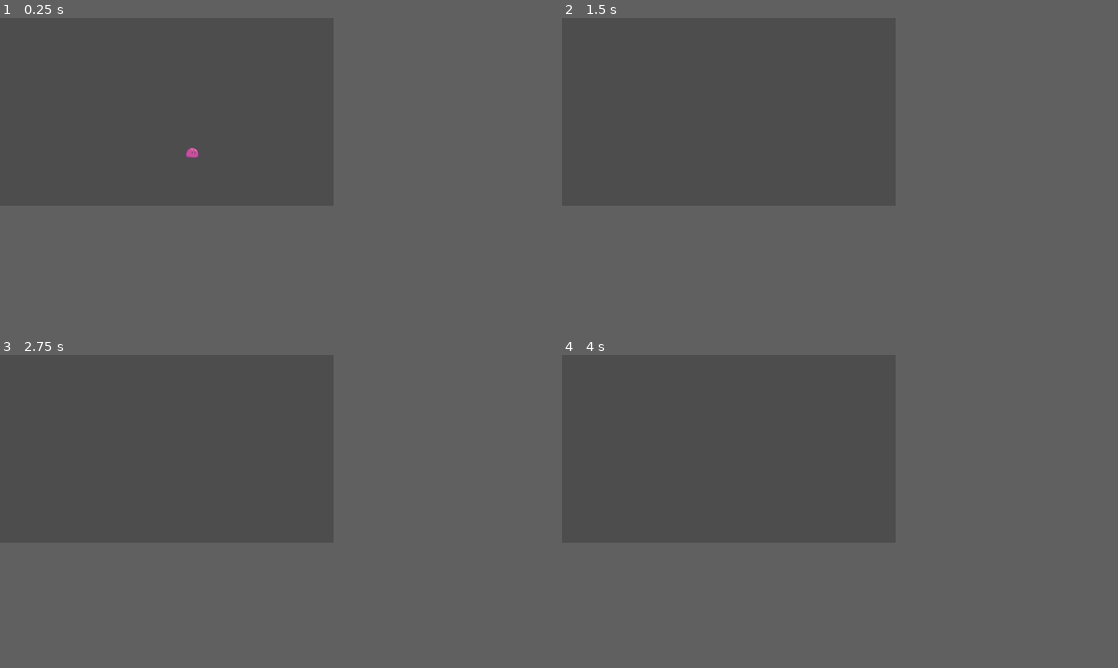
Above: before the commit, frames 1-4 (two rows, left to right).
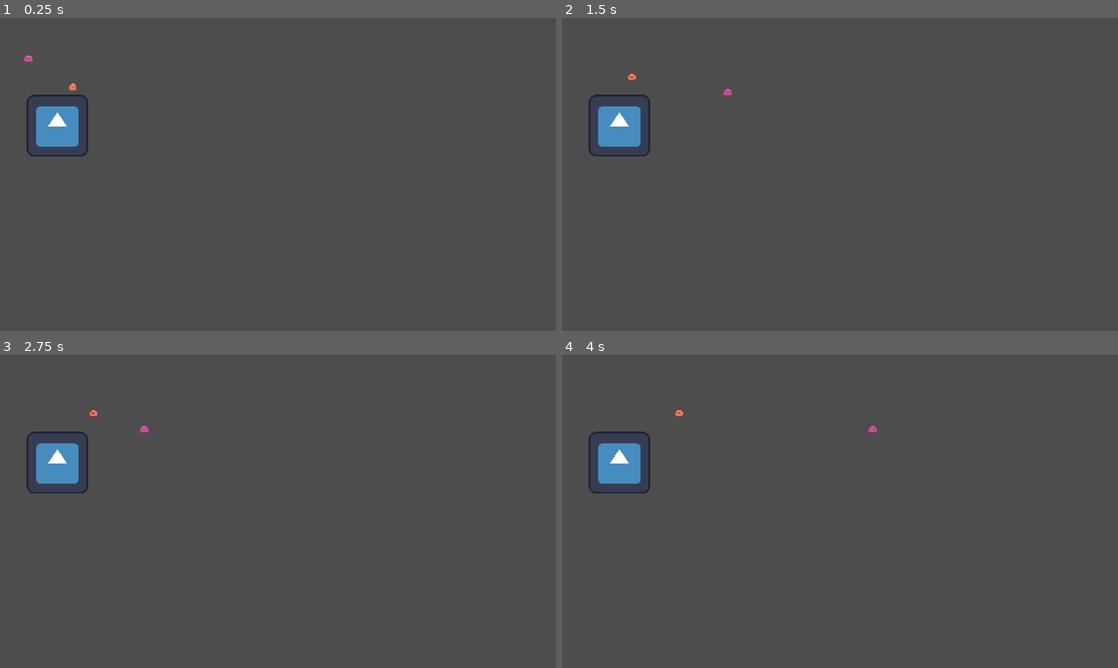
Above: after the commit, the same moments.

Repository: migski-dev/PirateSoftwareGJ16
Game: Godot game, scene res://scenes/overworld/test_scene/test_scene.tscn
Two runs of this game, one before a commit and one after it. Both use one fixed random seed, a clock stepped at 60 frames per second and the inputs below. The engine's default icon, where the game draws it, is replaced by a stand-in: a white triangle on a blue panel in a dark square.
Inputs:
- Up to frame 1 (0.25 s): no input
- Up to frame 2 (1.5 s): hold Space (jump) 0.53-1.28 s; hold D (move_right) from 0.53 s (still down); tap Space (jump) at 1.35 s
- Up to frame 3 (2.75 s): tap Space (jump) at 1.52, 1.82 s; tap Enter at 2 s; release D (move_right) at 2.03 s; hold A (move_left) from 2.03 s (still down); hold Space (jump) from 2.03 s (still down)
- Up to frame 4 (4 s): release A (move_left) at 2.78 s; release Space (jump) at 2.78 s; hold D (move_right) from 2.78 s (still down); tap Space (jump) at 2.85, 3.02, 3.32 s; hold Space (jump) from 3.53 s (still down)
In our replay, the window is 480x270 before the commit and 800x450 after it. These sizes can differ from the game's own. Grey fills any space a smaller window leaves; there, only what the larger window draws over its background counts as a difference.

The runs differ from the first frame. In frame 1, 1.4% of the frame differs, in the area x 4-36%, y 11-45%; in frame 2, 1.3%; in frame 3, 1.3%; in frame 4, 1.3%.

Commit message:
added enemy components and player facing direction

Diff:
--- a/project.godot
+++ b/project.godot
@@ -17,8 +17,13 @@
 
 [display]
 
-window/size/viewport_width=480
-window/size/viewport_height=270
+window/size/window_width_override=1920
+window/size/window_height_override=1080
+window/stretch/mode="canvas_items"
+
+[global_group]
+
+player=""
 
 [input]
 
@@ -50,5 +55,6 @@
 
 [rendering]
 
+textures/canvas_textures/default_texture_filter=0
 renderer/rendering_method="gl_compatibility"
 renderer/rendering_method.mobile="gl_compatibility"
--- /dev/null
+++ b/scenes/components/health_component/health_component.gd
@@ -0,0 +1,36 @@
+extends Node
+class_name HealthComponent
+
+signal died
+signal health_changed
+signal health_decreased
+
+@export var max_health: float = 10
+var current_health
+
+func _ready():
+	current_health = max_health
+
+
+func damage(damage_amount: float):
+	current_health = clamp(current_health - damage_amount, 0, max_health)
+	health_changed.emit()
+	if damage_amount > 0:
+		health_decreased.emit()
+	Callable(check_death).call_deferred()
+
+
+func heal(heal_amount: int):
+	damage(-heal_amount)
+
+
+func get_health_percent():
+	if max_health <= 0:
+		return 0
+	return min(current_health / max_health, 1)
+
+
+func check_death():
+	if current_health == 0:
+		died.emit()
+		owner.queue_free()
--- /dev/null
+++ b/scenes/components/health_component/health_component.tscn
@@ -0,0 +1,6 @@
+[gd_scene load_steps=2 format=3 uid="uid://lmhixy5cxi5k"]
+
+[ext_resource type="Script" path="res://scenes/components/health_component/health_component.gd" id="1_8dulp"]
+
+[node name="HealthComponent" type="Node"]
+script = ExtResource("1_8dulp")
--- /dev/null
+++ b/scenes/components/hitbox_component/hitbox_component.gd
@@ -0,0 +1,7 @@
+extends Area2D
+class_name HitboxComponent
+
+var damage = 0
+
+# collision_layer = 4
+# collision_mask = 0
--- /dev/null
+++ b/scenes/components/hitbox_component/hitbox_component.tscn
@@ -0,0 +1,8 @@
+[gd_scene load_steps=2 format=3 uid="uid://dcmj60s18tobv"]
+
+[ext_resource type="Script" path="res://scenes/components/hitbox_component/hitbox_component.gd" id="1_fif86"]
+
+[node name="HitboxComponent" type="Area2D"]
+collision_layer = 8
+collision_mask = 64
+script = ExtResource("1_fif86")
--- /dev/null
+++ b/scenes/components/hurtbox_component/hurtbox_component.gd
@@ -0,0 +1,35 @@
+extends Area2D
+class_name HurtboxComponent
+
+signal hit
+
+@export var health_component: Node
+
+var floating_text_scene = preload("res://scenes/ui/floating_text/floating_text.tscn")
+
+
+func _ready():
+	area_entered.connect(on_area_entered)
+
+
+func on_area_entered(other_area: Area2D):
+	if not other_area is HitboxComponent:
+		return
+
+	if health_component == null:
+		return
+
+	var hitbox_component = other_area as HitboxComponent
+	health_component.damage(hitbox_component.damage)
+
+	var floating_text = floating_text_scene.instantiate() as Node2D
+	get_tree().get_first_node_in_group("foreground_layer").add_child(floating_text)
+
+	floating_text.global_position = global_position + (Vector2.UP * 16)
+
+	var format_string = "%0.1f"
+	if round(hitbox_component.damage) == hitbox_component.damage:
+		format_string = "%0.0f"
+	floating_text.start(format_string % hitbox_component.damage)
+
+	hit.emit()
--- /dev/null
+++ b/scenes/components/hurtbox_component/hurtbox_component.tscn
@@ -0,0 +1,6 @@
+[gd_scene load_steps=2 format=3 uid="uid://dqkdttegghfgw"]
+
+[ext_resource type="Script" path="res://scenes/components/hurtbox_component/hurtbox_component.gd" id="1_6sbga"]
+
+[node name="HurtboxComponent" type="Area2D"]
+script = ExtResource("1_6sbga")
--- /dev/null
+++ b/scenes/components/player_health_component/player_health_component.gd
@@ -0,0 +1,13 @@
+extends HealthComponent
+
+@export var tinyThreshold: float = 1
+@export var smallThreshold: float = 3
+@export var mediumThreshold: float = 5
+@export var largeThreshold: float = 10
+@export var XLThreshold: float = 12
+
+signal transitionToTiny
+signal transitionToSmall
+signal transitionToMediuem
+signal transitionToLarge
+signal transitionToXL
--- /dev/null
+++ b/scenes/components/player_health_component/player_health_component.tscn
@@ -0,0 +1,6 @@
+[gd_scene load_steps=2 format=3 uid="uid://dfajddkpgygch"]
+
+[ext_resource type="Script" path="res://scenes/components/player_health_component/player_health_component.gd" id="1_rce7j"]
+
+[node name="PlayerHealthComponent" type="Node"]
+script = ExtResource("1_rce7j")
--- /dev/null
+++ b/scenes/components/velocity_component/velocity_component.gd
@@ -0,0 +1,34 @@
+extends Node
+
+@export var max_speed: int = 40
+@export var acceleration: float = 5
+
+var velocity = Vector2.ZERO
+
+
+func accelerate_to_player():
+	var owner_node2d = owner as Node2D
+	if owner_node2d == null:
+		return
+
+	var player = get_tree().get_first_node_in_group("player") as Node2D
+	if player == null:
+		return
+
+	var direction = (player.global_position - owner_node2d.global_position).normalized()
+	accelerate_in_direction(direction)
+
+
+func accelerate_in_direction(direction: Vector2):
+	var desired_velocity = direction * max_speed
+	velocity = velocity.lerp(desired_velocity, 1 - exp(-acceleration * get_process_delta_time()))
+
+
+func decelerate():
+	accelerate_in_direction(Vector2.ZERO)
+
+
+func move(character_body: CharacterBody2D):
+	character_body.velocity = velocity
+	character_body.move_and_slide()
+	velocity = character_body.velocity
--- /dev/null
+++ b/scenes/components/velocity_component/velocity_component.tscn
@@ -0,0 +1,6 @@
+[gd_scene load_steps=2 format=3 uid="uid://duhsb0rtxau21"]
+
+[ext_resource type="Script" path="res://scenes/components/velocity_component/velocity_component.gd" id="1_5drxe"]
+
+[node name="VelocityComponent" type="Node"]
+script = ExtResource("1_5drxe")
--- /dev/null
+++ b/scenes/game_objects/basic_enemy/basic_enemy.gd
@@ -0,0 +1,19 @@
+extends CharacterBody2D
+
+@onready var visuals = $Visuals
+@onready var velocity_component = $VelocityComponent
+
+func _ready():
+	$HurtboxComponent.hit.connect(on_hit)
+
+func _process(delta):
+	velocity_component.accelerate_to_player()
+	velocity_component.move(self)
+
+	var move_sign = sign(velocity.x)
+	if move_sign != 0:
+		visuals.scale = Vector2(-move_sign, 1)
+
+
+func on_hit():
+	$HitRandomAudioPlayerComponent.play_random()
--- /dev/null
+++ b/scenes/game_objects/basic_enemy/basic_enemy.tscn
@@ -0,0 +1,48 @@
+[gd_scene load_steps=10 format=3 uid="uid://fxytc2rpov6n"]
+
+[ext_resource type="Texture2D" uid="uid://cos4syos2p3uf" path="res://assets/sprite_sheets/slime_hit.png" id="1_36v1r"]
+[ext_resource type="Script" path="res://scenes/game_objects/basic_enemy/basic_enemy.gd" id="1_ot6om"]
+[ext_resource type="PackedScene" uid="uid://lmhixy5cxi5k" path="res://scenes/components/health_component/health_component.tscn" id="2_4h36a"]
+[ext_resource type="PackedScene" uid="uid://dcmj60s18tobv" path="res://scenes/components/hitbox_component/hitbox_component.tscn" id="2_tnpqn"]
+[ext_resource type="PackedScene" uid="uid://dqkdttegghfgw" path="res://scenes/components/hurtbox_component/hurtbox_component.tscn" id="4_3xqcv"]
+[ext_resource type="PackedScene" uid="uid://duhsb0rtxau21" path="res://scenes/components/velocity_component/velocity_component.tscn" id="4_sjq06"]
+
+[sub_resource type="CircleShape2D" id="CircleShape2D_gmjdt"]
+
+[sub_resource type="CircleShape2D" id="CircleShape2D_bsjko"]
+
+[sub_resource type="CircleShape2D" id="CircleShape2D_bh0td"]
+
+[node name="BasicEnemy" type="CharacterBody2D"]
+script = ExtResource("1_ot6om")
+
+[node name="HealthComponent" parent="." instance=ExtResource("2_4h36a")]
+
+[node name="HitboxComponent" parent="." instance=ExtResource("2_tnpqn")]
+
+[node name="CollisionShape2D" type="CollisionShape2D" parent="HitboxComponent"]
+position = Vector2(0, -8)
+shape = SubResource("CircleShape2D_gmjdt")
+
+[node name="HurtboxComponent" parent="." instance=ExtResource("4_3xqcv")]
+
+[node name="CollisionShape2D" type="CollisionShape2D" parent="HurtboxComponent"]
+position = Vector2(-1, -6)
+scale = Vector2(0.778732, 0.805806)
+shape = SubResource("CircleShape2D_bsjko")
+
+[node name="CollisionShape2D" type="CollisionShape2D" parent="."]
+position = Vector2(-1, -6)
+scale = Vector2(0.66947, 0.605027)
+shape = SubResource("CircleShape2D_bh0td")
+
+[node name="VelocityComponent" parent="." instance=ExtResource("4_sjq06")]
+
+[node name="Visuals" type="Node2D" parent="."]
+
+[node name="Sprite2D" type="Sprite2D" parent="Visuals"]
+position = Vector2(7, -12)
+texture = ExtResource("1_36v1r")
+hframes = 2
+vframes = 7
+frame = 3
--- a/scenes/overworld/test_scene/test_scene.tscn
+++ b/scenes/overworld/test_scene/test_scene.tscn
@@ -1,14 +1,15 @@
-[gd_scene load_steps=4 format=3 uid="uid://bvwghr1dlapii"]
+[gd_scene load_steps=5 format=3 uid="uid://bvwghr1dlapii"]
 
 [ext_resource type="Texture2D" uid="uid://b2stq0dxjp5rc" path="res://icon.svg" id="1_1ub2k"]
 [ext_resource type="PackedScene" uid="uid://ci28x63s0dr5g" path="res://scenes/player/player.tscn" id="1_pe27f"]
+[ext_resource type="PackedScene" uid="uid://fxytc2rpov6n" path="res://scenes/game_objects/basic_enemy/basic_enemy.tscn" id="3_02lgf"]
 
 [sub_resource type="WorldBoundaryShape2D" id="WorldBoundaryShape2D_e8u5a"]
 
-[node name="TestScene" type="Node2D"]
+[node name="TestScene" type="Node2D" groups=["foreground_layer"]]
 
 [node name="StaticBody2D" type="StaticBody2D" parent="."]
-position = Vector2(278, 270)
+position = Vector2(134, 159)
 
 [node name="Sprite2D" type="Sprite2D" parent="StaticBody2D"]
 position = Vector2(-15, 64)
@@ -19,4 +20,7 @@
 shape = SubResource("WorldBoundaryShape2D_e8u5a")
 
 [node name="Player" parent="." instance=ExtResource("1_pe27f")]
-position = Vector2(277, 175)
+position = Vector2(59, 64)
+
+[node name="BasicEnemy" parent="." instance=ExtResource("3_02lgf")]
+position = Vector2(155, 153)
--- a/scenes/player/player.gd
+++ b/scenes/player/player.gd
@@ -4,7 +4,11 @@
 const SPEED = 300.0
 const MAX_JUMP_VELOCITY = -400.0
 const GRAVITY = 900.0
+
 var is_jumping = false
+
+@onready var anim_player = $AnimationPlayer
+@onready var visuals = $Visuals
 
 func _ready():
 	velocity = Vector2.ZERO
--- a/scenes/player/player.tscn
+++ b/scenes/player/player.tscn
@@ -1,29 +1,189 @@
-[gd_scene load_steps=7 format=3 uid="uid://ci28x63s0dr5g"]
+[gd_scene load_steps=10 format=3 uid="uid://ci28x63s0dr5g"]
 
 [ext_resource type="Script" path="res://scenes/player/player.gd" id="1_6bvhh"]
 [ext_resource type="Texture2D" uid="uid://jks20w3lpvav" path="res://assets/sprite_sheets/slime_idle1.png" id="2_ajtux"]
+[ext_resource type="Texture2D" uid="uid://ckb2dpuay43h8" path="res://assets/sprite_sheets/slime_jump.png" id="3_oxxf3"]
 [ext_resource type="PackedScene" uid="uid://dm3hixl5xabpo" path="res://scenes/player/player_state_machine.tscn" id="3_yqh4w"]
 
 [sub_resource type="CircleShape2D" id="CircleShape2D_d64aa"]
 radius = 11.6358
 
+[sub_resource type="Animation" id="Animation_bm8hd"]
+length = 0.001
+tracks/0/type = "value"
+tracks/0/imported = false
+tracks/0/enabled = true
+tracks/0/path = NodePath("Visuals/Sprite2D:frame")
+tracks/0/interp = 1
+tracks/0/loop_wrap = true
+tracks/0/keys = {
+"times": PackedFloat32Array(0),
+"transitions": PackedFloat32Array(1),
+"update": 1,
+"values": [0]
+}
+tracks/1/type = "value"
+tracks/1/imported = false
+tracks/1/enabled = true
+tracks/1/path = NodePath("Visuals/Sprite2D:texture")
+tracks/1/interp = 1
+tracks/1/loop_wrap = true
+tracks/1/keys = {
+"times": PackedFloat32Array(0),
+"transitions": PackedFloat32Array(1),
+"update": 1,
+"values": [ExtResource("2_ajtux")]
+}
+tracks/2/type = "value"
+tracks/2/imported = false
+tracks/2/enabled = true
+tracks/2/path = NodePath("Visuals/Sprite2D:hframes")
+tracks/2/interp = 1
+tracks/2/loop_wrap = true
+tracks/2/keys = {
+"times": PackedFloat32Array(0),
+"transitions": PackedFloat32Array(1),
+"update": 1,
+"values": [2]
+}
+tracks/3/type = "value"
+tracks/3/imported = false
+tracks/3/enabled = true
+tracks/3/path = NodePath("Visuals/Sprite2D:vframes")
+tracks/3/interp = 1
+tracks/3/loop_wrap = true
+tracks/3/keys = {
+"times": PackedFloat32Array(0),
+"transitions": PackedFloat32Array(1),
+"update": 1,
+"values": [7]
+}
+
 [sub_resource type="Animation" id="Animation_tobp0"]
 resource_name = "idle"
+loop_mode = 1
+tracks/0/type = "value"
+tracks/0/imported = false
+tracks/0/enabled = true
+tracks/0/path = NodePath("Visuals/Sprite2D:frame")
+tracks/0/interp = 1
+tracks/0/loop_wrap = true
+tracks/0/keys = {
+"times": PackedFloat32Array(0, 0.5),
+"transitions": PackedFloat32Array(1, 1),
+"update": 1,
+"values": [0, 1]
+}
+tracks/1/type = "value"
+tracks/1/imported = false
+tracks/1/enabled = true
+tracks/1/path = NodePath("Visuals/Sprite2D:texture")
+tracks/1/interp = 1
+tracks/1/loop_wrap = true
+tracks/1/keys = {
+"times": PackedFloat32Array(0),
+"transitions": PackedFloat32Array(1),
+"update": 1,
+"values": [ExtResource("2_ajtux")]
+}
+tracks/2/type = "value"
+tracks/2/imported = false
+tracks/2/enabled = true
+tracks/2/path = NodePath("Visuals/Sprite2D:hframes")
+tracks/2/interp = 1
+tracks/2/loop_wrap = true
+tracks/2/keys = {
+"times": PackedFloat32Array(0),
+"transitions": PackedFloat32Array(1),
+"update": 1,
+"values": [2]
+}
+tracks/3/type = "value"
+tracks/3/imported = false
+tracks/3/enabled = true
+tracks/3/path = NodePath("Visuals/Sprite2D:vframes")
+tracks/3/interp = 1
+tracks/3/loop_wrap = true
+tracks/3/keys = {
+"times": PackedFloat32Array(0),
+"transitions": PackedFloat32Array(1),
+"update": 1,
+"values": [7]
+}
+tracks/4/type = "value"
+tracks/4/imported = false
+tracks/4/enabled = true
+tracks/4/path = NodePath("Visuals/Sprite2D:frame")
+tracks/4/interp = 1
+tracks/4/loop_wrap = true
+tracks/4/keys = {
+"times": PackedFloat32Array(),
+"transitions": PackedFloat32Array(),
+"update": 1,
+"values": []
+}
+
+[sub_resource type="Animation" id="Animation_cml4w"]
+resource_name = "jump"
+loop_mode = 2
+tracks/0/type = "value"
+tracks/0/imported = false
+tracks/0/enabled = true
+tracks/0/path = NodePath("Visuals/Sprite2D:texture")
+tracks/0/interp = 1
+tracks/0/loop_wrap = true
+tracks/0/keys = {
+"times": PackedFloat32Array(0),
+"transitions": PackedFloat32Array(1),
+"update": 1,
+"values": [ExtResource("3_oxxf3")]
+}
+tracks/1/type = "value"
+tracks/1/imported = false
+tracks/1/enabled = true
+tracks/1/path = NodePath("Visuals/Sprite2D:hframes")
+tracks/1/interp = 1
+tracks/1/loop_wrap = true
+tracks/1/keys = {
+"times": PackedFloat32Array(0),
+"transitions": PackedFloat32Array(1),
+"update": 1,
+"values": [11]
+}
+tracks/2/type = "value"
+tracks/2/imported = false
+tracks/2/enabled = true
+tracks/2/path = NodePath("Visuals/Sprite2D:vframes")
+tracks/2/interp = 1
+tracks/2/loop_wrap = true
+tracks/2/keys = {
+"times": PackedFloat32Array(0),
+"transitions": PackedFloat32Array(1),
+"update": 1,
+"values": [7]
+}
+tracks/3/type = "value"
+tracks/3/imported = false
+tracks/3/enabled = true
+tracks/3/path = NodePath("Visuals/Sprite2D:frame")
+tracks/3/interp = 2
+tracks/3/loop_wrap = true
+tracks/3/keys = {
+"times": PackedFloat32Array(0, 0.133333, 0.3, 0.433333, 0.566667, 0.7, 0.833333, 1),
+"transitions": PackedFloat32Array(1, 1, 1, 1, 1, 1, 1, 1),
+"update": 1,
+"values": [0, 1, 2, 3, 4, 5, 6, 7]
+}
 
 [sub_resource type="AnimationLibrary" id="AnimationLibrary_ebgs6"]
 _data = {
-"idle": SubResource("Animation_tobp0")
-}
-
-[node name="Player" type="CharacterBody2D"]
+"RESET": SubResource("Animation_bm8hd"),
+"idle": SubResource("Animation_tobp0"),
+"jump": SubResource("Animation_cml4w")
+}
+
+[node name="Player" type="CharacterBody2D" groups=["player"]]
 script = ExtResource("1_6bvhh")
-
-[node name="Sprite2D" type="Sprite2D" parent="."]
-position = Vector2(0, -6)
-texture = ExtResource("2_ajtux")
-offset = Vector2(6, 0)
-hframes = 2
-vframes = 6
 
 [node name="CollisionShape2D" type="CollisionShape2D" parent="."]
 position = Vector2(0, -7)
@@ -34,5 +194,15 @@
 libraries = {
 "": SubResource("AnimationLibrary_ebgs6")
 }
+autoplay = "idle"
 
 [node name="PlayerStateMachine" parent="." instance=ExtResource("3_yqh4w")]
+
+[node name="Visuals" type="Node2D" parent="."]
+
+[node name="Sprite2D" type="Sprite2D" parent="Visuals"]
+position = Vector2(0, -11)
+texture = ExtResource("2_ajtux")
+offset = Vector2(6, 0)
+hframes = 2
+vframes = 7
--- a/scenes/player/player_state_machine.gd
+++ b/scenes/player/player_state_machine.gd
@@ -1,4 +1,5 @@
 extends StateMachine
+
 
 func _ready():
 	add_state("idle")
@@ -11,6 +12,10 @@
 	parent._handle_move_input()
 	parent._apply_gravity(delta)
 	parent._apply_movement(delta)
+
+	var move_sign = sign(parent.velocity.x)
+	if move_sign != 0:
+		parent.visuals.scale = Vector2(move_sign, 1)
 
 func _get_transition(delta):
 	match state:
@@ -44,14 +49,13 @@
 func _enter_state(new_state, old_state):
 	match new_state:
 		states.idle:
-			print('in idle state')
-			#parent.anim_player.play("idle")
+			parent.anim_player.play("idle")
 		states.run:
 			print('in run state')
 			#parent.anim_player.play("run")
 		states.jump:
 			print('in jump state')
-			#parent.anim_player.play("jump")
+			parent.anim_player.play("jump")
 		states.fall:
 			print('in fall state')
 			#parent.anim_player.play("fall")
--- a/scenes/state_machine/state_machine.gd
+++ b/scenes/state_machine/state_machine.gd
@@ -10,7 +10,6 @@
 @onready var parent = get_parent()
 
 func _physics_process(delta):
-	print(parent.velocity)
 	if state != null:
 		_state_logic(delta)
 		var transition = _get_transition(delta)
--- /dev/null
+++ b/scenes/ui/floating_text/floating_text.gd
@@ -0,0 +1,32 @@
+extends Node2D
+
+
+func _ready():
+	pass
+
+
+func start(text: String):
+	$Label.text = text
+
+	scale = Vector2.ZERO
+
+	var tween = create_tween()
+	tween.set_parallel()
+
+	tween.tween_property(self, "global_position", global_position + (Vector2.UP * 16), .3)\
+	.set_ease(Tween.EASE_OUT).set_trans(Tween.TRANS_CUBIC)
+	tween.chain()
+
+	tween.tween_property(self, "global_position", global_position + (Vector2.UP * 48), .5)\
+	.set_ease(Tween.EASE_IN).set_trans(Tween.TRANS_CUBIC)
+	tween.tween_property(self, "scale", Vector2.ZERO, .5)\
+	.set_ease(Tween.EASE_IN).set_trans(Tween.TRANS_CUBIC)
+	tween.chain()
+
+	tween.tween_callback(queue_free)
+
+	var scale_tween = create_tween()
+	scale_tween.tween_property(self, "scale", Vector2.ONE * 1.5, .15)\
+	.set_ease(Tween.EASE_OUT).set_trans(Tween.TRANS_CUBIC)
+	scale_tween.tween_property(self, "scale", Vector2.ONE, .15)\
+	.set_ease(Tween.EASE_IN).set_trans(Tween.TRANS_CUBIC)
--- /dev/null
+++ b/scenes/ui/floating_text/floating_text.tscn
@@ -0,0 +1,12 @@
+[gd_scene load_steps=2 format=3 uid="uid://cdpr0xoh3rj7c"]
+
+[ext_resource type="Script" path="res://scenes/ui/floating_text/floating_text.gd" id="1_l4q3d"]
+
+[node name="FloatingText" type="Node2D"]
+script = ExtResource("1_l4q3d")
+
+[node name="Label" type="Label" parent="."]
+custom_minimum_size = Vector2(100, 32)
+offset_right = 40.0
+offset_bottom = 23.0
+text = "-10"
--- /dev/null
+++ b/singletons/game_events/game_events.gd
@@ -0,0 +1,12 @@
+extends Node
+
+signal slime_collected(number: float)
+signal player_damaged
+
+
+func emit_slime_collected(number: float):
+	slime_collected.emit(number)
+
+
+func emit_player_damaged():
+	player_damaged.emit()
--- /dev/null
+++ b/singletons/game_events/game_events.tscn
@@ -0,0 +1,6 @@
+[gd_scene load_steps=2 format=3 uid="uid://mpbhbgjc3edx"]
+
+[ext_resource type="Script" path="res://singletons/game_events/game_events.gd" id="1_4jm6s"]
+
+[node name="GameEvents" type="Node"]
+script = ExtResource("1_4jm6s")
